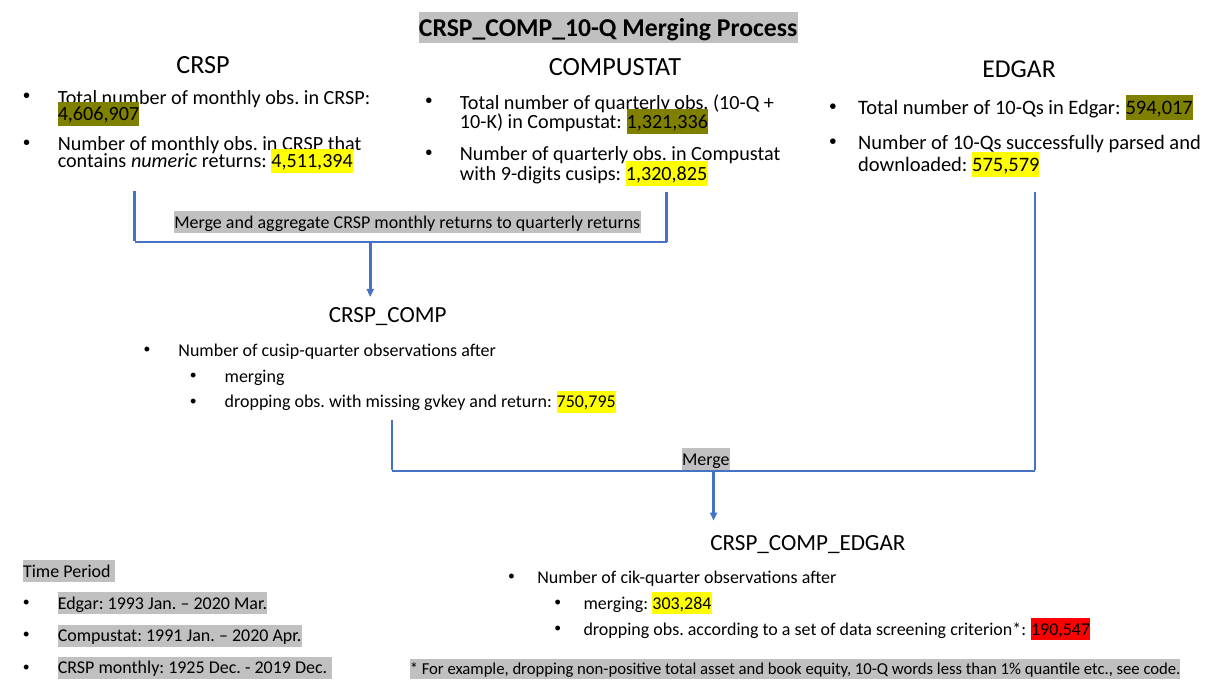
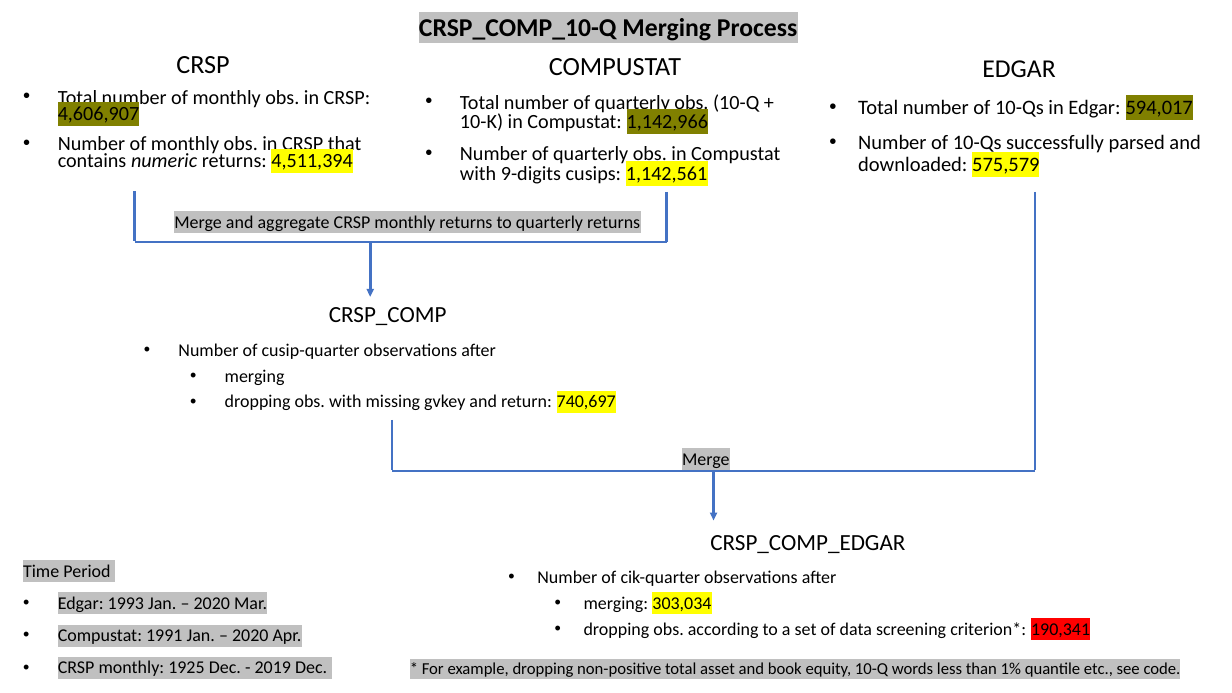
Before and after one commit to fengzhi22/narrative_conservatism, a slide deck: slide 2 of output/Figures.pptx. Drawn at 1232x693 pixels with LibreOffice and Linux fonts; fonts in the diff are those of the drawing. Boxes give left, top, right and bottom in pixels: in the first picture for what was removed or moved away, otherwise in the second. Text is boxed around its words. In the diff, an @@ line names an element or a change of style, - is before the commit and + after.

Commit message:
update compustat raw data: currency USD only; Replicate Huang et al. 2014 Table 4

```diff
--- a/output/Figures.pptx
+++ b/output/Figures.pptx
@@ subtitle at box(460, 94, 780, 184): text changed @@
-• Total number of quarterly obs. (10-Q + 10-K) in Compustat: 1,321,336
-• Number of quarterly obs. in Compustat with 9-digits cusips: 1,320,825
+• Total number of quarterly obs. (10-Q + 10-K) in Compustat: 1,142,966
+• Number of quarterly obs. in Compustat with 9-digits cusips: 1,142,561
@@ text at box(225, 394, 616, 410): text changed @@
-  • dropping obs. with missing gvkey and return: 750,795
+  • dropping obs. with missing gvkey and return: 740,697
@@ text at box(584, 596, 1090, 638): text changed @@
-  • merging: 303,284
-  • dropping obs. according to a set of data screening criterion*: 190,547
+  • merging: 303,034
+  • dropping obs. according to a set of data screening criterion*: 190,341
```
Also in this commit, not shown: 2 other slides changed, 16 other files.
